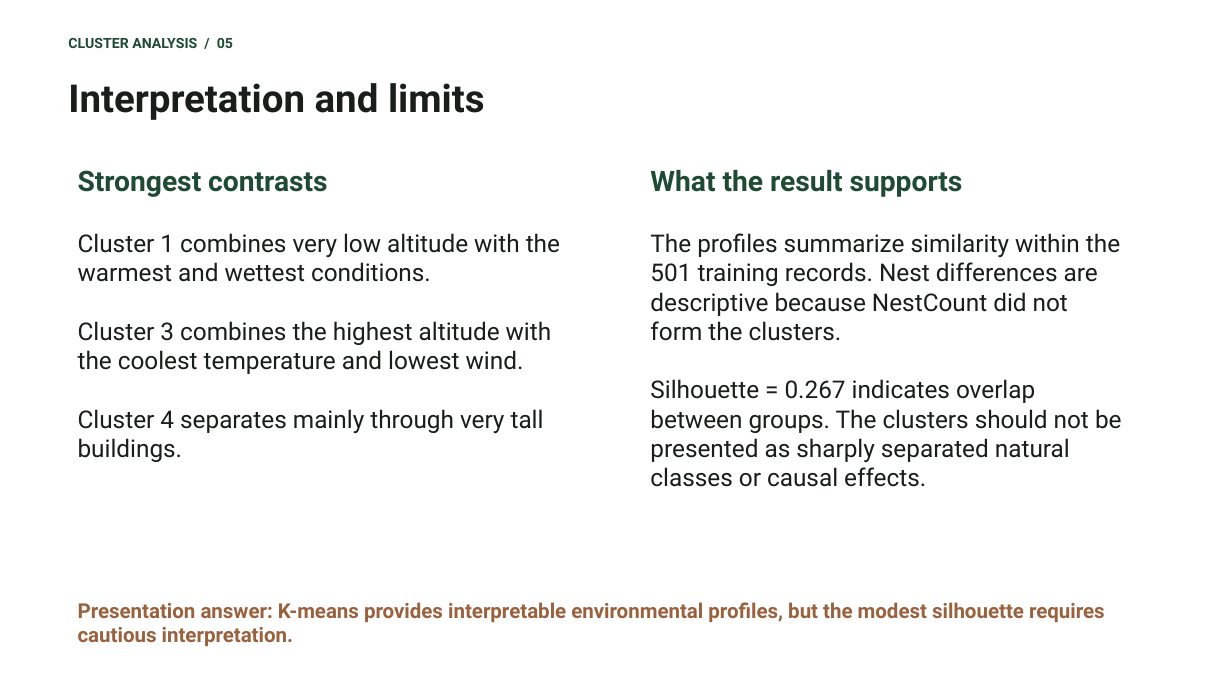
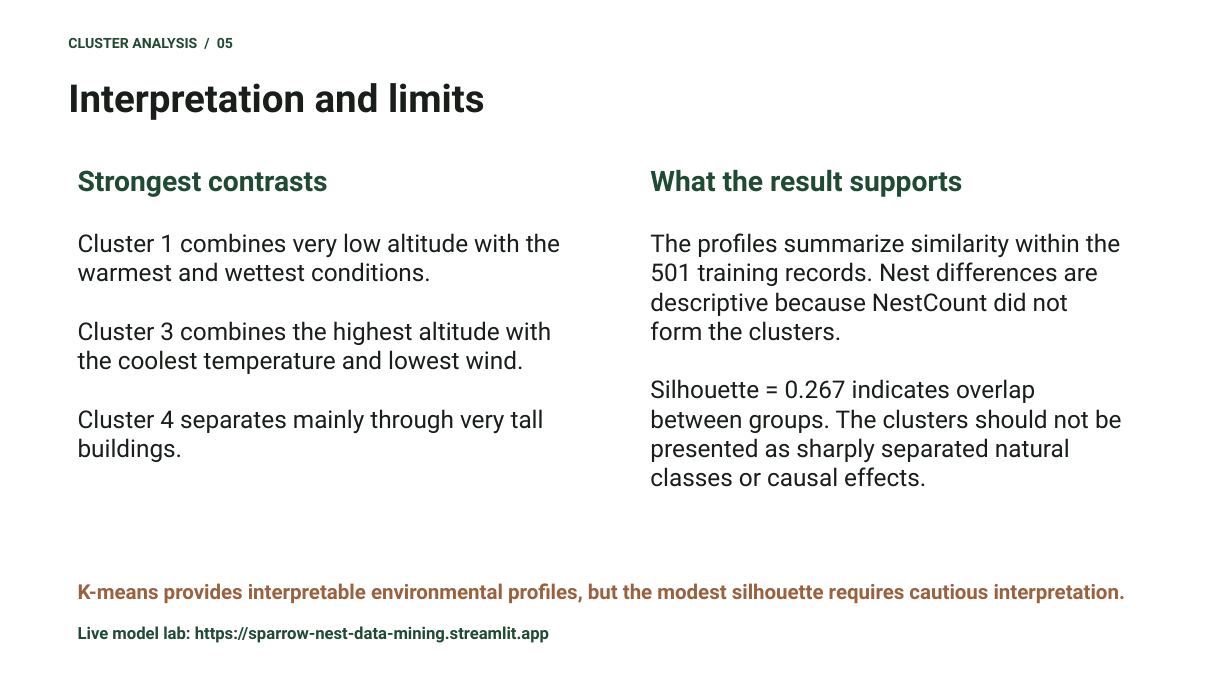
Before and after one commit to Hein-HtetSan/sparrow-nest-data-mining, a slide deck: slide 5 of presentation/Sparrow_Cluster_Profiles.pptx. Drawn at 1232x693 pixels with LibreOffice and Linux fonts; fonts in the diff are those of the drawing. Boxes give left, top, right and bottom in pixels: in the first picture for what was removed or moved away, otherwise in the second. Text is boxed around its words. In the diff, an @@ line names an element or a change of style, - is before the commit and + after.

Commit message:
Improve Streamlit mining simulator

```diff
--- a/presentation/Sparrow_Cluster_Profiles.pptx
+++ b/presentation/Sparrow_Cluster_Profiles.pptx
@@ text at box(78, 583, 1125, 603): text changed @@
-Presentation answer: K-means provides interpretable environmental profiles, but the modest silhouette requires cautious interpretation.
+K-means provides interpretable environmental profiles, but the modest silhouette requires cautious interpretation.
@@ text added at box(78, 626, 549, 643), 13 pt, text #1F4A33, bold @@
+Live model lab: https://sparrow-nest-data-mining.streamlit.app
```
Also in this commit, not shown: 3 other files.
